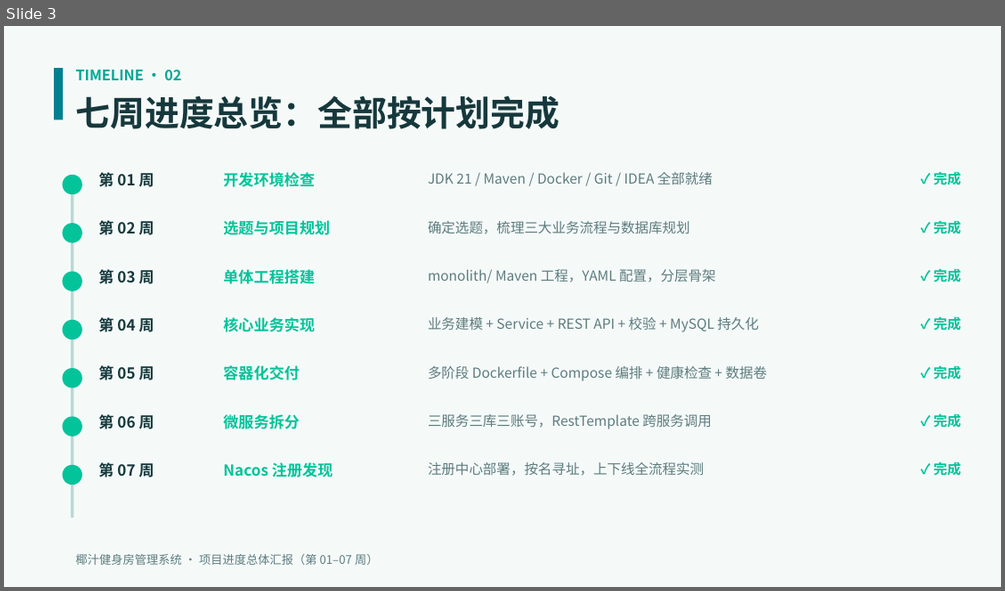
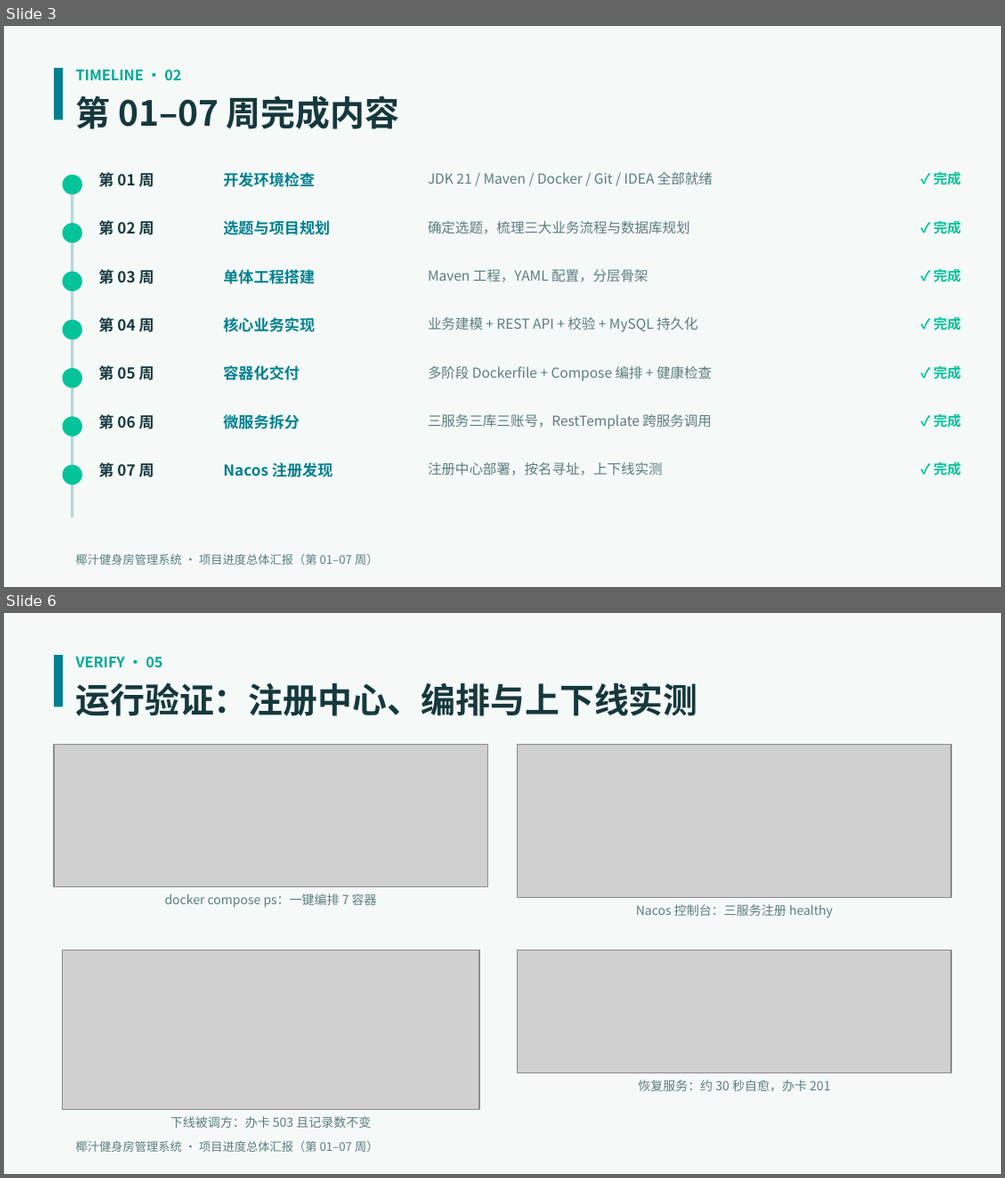
Before and after one commit to lovely7067/Microservices-practice-2412190217, a slide deck: docs/项目进度汇报-第01-07周.pptx. Shown one above the other, each under a label of ours: slide 3 before the commit, slides 3 and 6 after it; the slides between them are not shown. The pictures are 1005x591 and 1005x1178 pixels, drawn with LibreOffice and Linux fonts; fonts in the diff are those of the drawing; grey boxes stand for pictures. Boxes give left, top, right and bottom in pixels: in the first picture for what was removed or moved away, otherwise in the second. Text is boxed around its words. In the diff, an @@ line names an element or a change of style, - is before the commit and + after.

Commit message:
docs: PPT 精简为 7 页——项目介绍、01-07 周概览、关键代码页附真实结果截图（来自 week-06/07 截图库）

```diff
--- a/docs/项目进度汇报-第01-07周.pptx
+++ b/docs/项目进度汇报-第01-07周.pptx
@@ slide 6 added at (4,613,1001,1174), background #F5FAF9 @@
@@ rectangle added at (54,655,63,706), fill #028090 @@
@@ text added at (76,657,162,668), 10.5 pt, text #00A896, bold @@
+VERIFY · 05
@@ text added at (76,682,698,716), 25 pt, text #16383C, bold @@
+运行验证：注册中心、编排与上下线实测
@@ picture added at (54,745,487,887) @@
@@ picture added at (518,745,951,898) @@
@@ text added at (165,893,377,907), 9 pt, text #5E7C7F @@
+docker compose ps：一键编排 7 容器
@@ text added at (636,904,833,917), 9 pt, text #5E7C7F @@
+Nacos 控制台：三服务注册 healthy
@@ picture added at (62,950,479,1110) @@
@@ picture added at (518,950,951,1072) @@
@@ text added at (638,1079,830,1091), 9 pt, text #5E7C7F @@
+恢复服务：约 30 秒自愈，办卡 201
@@ text added at (170,1116,371,1127), 9 pt, text #5E7C7F @@
+下线被调方：办卡 503 且记录数不变
@@ text added at (76,1141,378,1151), 8.5 pt, text #5E7C7F @@
+椰汁健身房管理系统 · 项目进度总体汇报（第 01–07 周）
@@ slide 3 changed as well @@
@@ text at (76,95,399,129): text changed @@
-七周进度总览：全部按计划完成
+第 01–07 周完成内容
@@ text at (428,269,648,282): text changed @@
-monolith/ Maven 工程，YAML 配置，分层骨架
+Maven 工程，YAML 配置，分层骨架
@@ text at (428,317,698,332): text changed @@
-业务建模 + Service + REST API + 校验 + MySQL 持久化
+业务建模 + REST API + 校验 + MySQL 持久化
@@ text at (428,366,712,381): text changed @@
-多阶段 Dockerfile + Compose 编排 + 健康检查 + 数据卷
+多阶段 Dockerfile + Compose 编排 + 健康检查
@@ text colour #02C39A to #028090 in 7 elements at (223,172,315,187), (223,220,330,235), (223,269,315,284), (223,317,315,332), (223,365,299,380), (223,414,299,429), (223,462,333,477) @@
@@ text at (428,462,663,475): text changed @@
-注册中心部署，按名寻址，上下线全流程实测
+注册中心部署，按名寻址，上下线实测
```
Also in this commit, not shown: 5 other slides changed, 5 slides removed.
